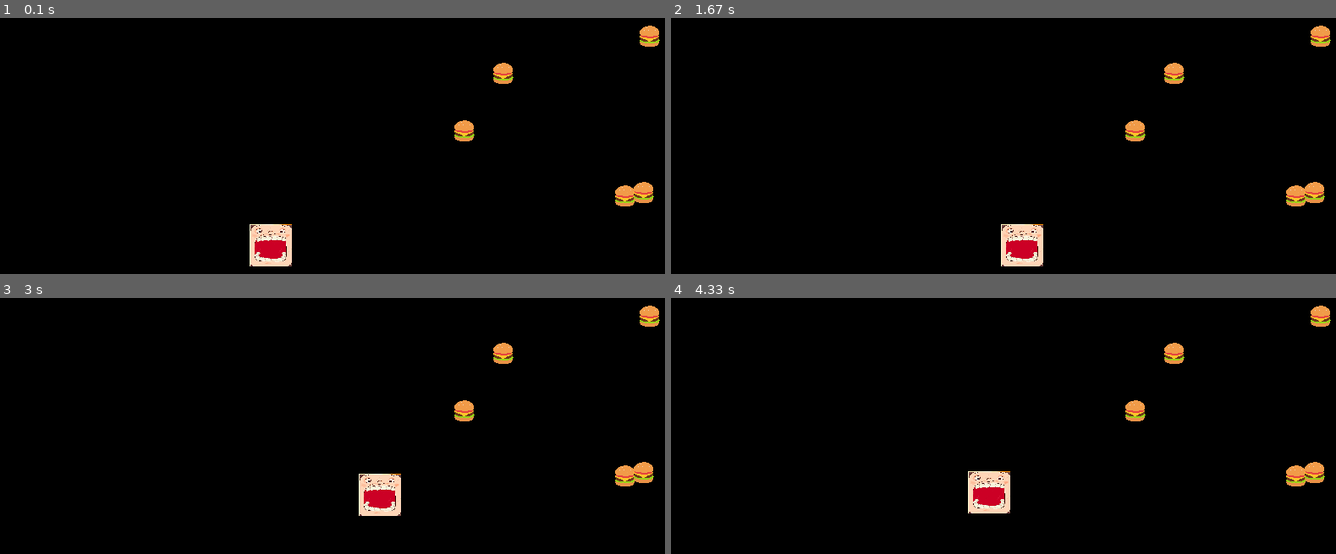
Above: before the commit, frames 1-4 (two rows, left to right).
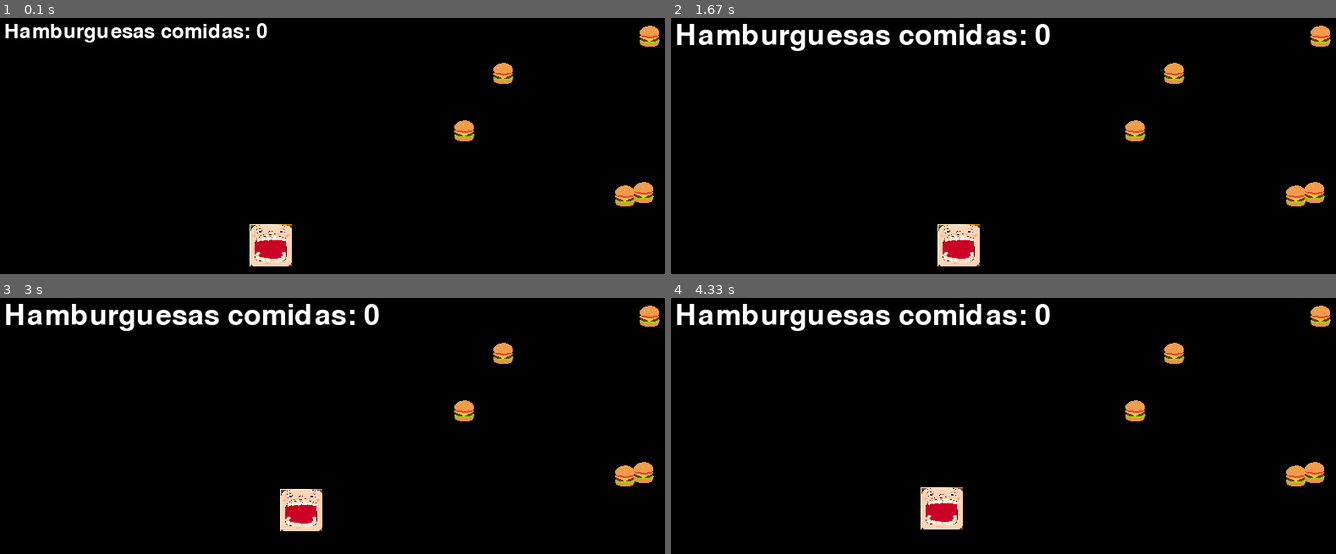
Above: after the commit, the same moments.

Repository: MateoPrados/pygame_eater
Game: pygame game, started from PyGame/main.py
Two runs of this game, one before a commit and one after it. Both use one fixed random seed, a clock stepped at 60 frames per second and the inputs below.
Inputs:
- Up to frame 1 (0.1 s): no input
- Up to frame 2 (1.67 s): hold Esc 0.33-0.8 s; hold D 0.33-0.8 s; hold Esc 0.83-1.3 s; hold D from 1.33 s (still down)
- Up to frame 3 (3 s): release D at 1.8 s; hold W 1.83-2.13 s; hold D 2.17-2.63 s; hold A from 2.67 s (still down)
- Up to frame 4 (4.33 s): release A at 3.2 s; hold S 3.23-3.53 s; hold A 3.57-3.97 s; hold W from 4 s (still down)

The runs differ from the first frame. In frame 1, 1.1% of the frame differs, in the area x 0-41%, y 1-10%; in frame 2, 4.2%, in the area x 0-57%, y 2-98%; in frame 3, 4.2%; in frame 4, 4.2%.

Commit message:
basic_changes

Diff:
--- a/PyGame/main.py
+++ b/PyGame/main.py
@@ -4,8 +4,7 @@
 pygame.init()
 
 clock = pygame.time.Clock()
-FPS = 300
-
+FPS = 60
 
 SCREEN_WIDTH = 800
 SCREEN_HEIGHT = 600
@@ -18,8 +17,6 @@
 # Ajustar la escala del personaje si es necesario
 player_img = pygame.transform.scale(player_img, (50, 50))  # Ajusta el tamaño según sea necesario
 
-
-#player = pygame.Rect((300, 250, 50, 50))
 player_rect = player_img.get_rect(topleft=(300, 250))  # Obtener el rectángulo de la imagen del jugador
 
 # Cargar la imagen de la hamburguesa
@@ -27,46 +24,71 @@
 burger_img = pygame.transform.scale(burger_img, (30, 30))  # Ajustar el tamaño según sea necesario
 
 burgers = []  # Lista para almacenar las posiciones de las hamburguesas
+hamburguesas_comidas = 0  # Contador de hamburguesas comidas
+
+# Fuente para el contador
+font = pygame.font.SysFont(None, 36)
 
 game = True
+paused = False
 
 while game:
     clock.tick(FPS)
 
     screen.fill((0,0,0))
 
-    # Dibujar la imagen del jugador en lugar del rectángulo
-    screen.blit(player_img, player_rect)
-
-    key = pygame.key.get_pressed()
-    if key[pygame.K_a] and player_rect.left > 0:
-        player_rect.move_ip(-1, 0)
-    elif key[pygame.K_d] and player_rect.right < SCREEN_WIDTH:
-        player_rect.move_ip(1, 0)
-    elif key[pygame.K_w] and player_rect.top > 0:
-        player_rect.move_ip(0, -1)
-    elif key[pygame.K_s] and player_rect.bottom < SCREEN_HEIGHT:
-        player_rect.move_ip(0, 1)
-
-
-
-    # Generar hamburguesas aleatorias
-    if len(burgers) < 5:
-        burger_x = random.randint(0, SCREEN_WIDTH - 30)  # Ajusta el tamaño de la hamburguesa
-        burger_y = random.randint(0, SCREEN_HEIGHT - 30)  # Ajusta el tamaño de la hamburguesa
-        burgers.append((burger_x, burger_y))
-
-    # Dibujar hamburguesas
-    for burger in burgers:
-        screen.blit(burger_img, burger)
-
-
-
     for event in pygame.event.get():
         if event.type == pygame.QUIT:
             game = False
+        elif event.type == pygame.KEYDOWN:
+            if event.key == pygame.K_ESCAPE:
+                paused = not paused  # Cambiar el estado de pausa
+                if not paused:  # Si se reanuda el juego, reiniciar el contador
+                    hamburguesas_comidas = 0
+
+    if not paused:
+        # Control de movimiento del jugador
+        key = pygame.key.get_pressed()
+        if key[pygame.K_a] and player_rect.left > 0:
+            player_rect.move_ip(-1, 0)
+        elif key[pygame.K_d] and player_rect.right < SCREEN_WIDTH:
+            player_rect.move_ip(1, 0)
+        elif key[pygame.K_w] and player_rect.top > 0:
+            player_rect.move_ip(0, -1)
+        elif key[pygame.K_s] and player_rect.bottom < SCREEN_HEIGHT:
+            player_rect.move_ip(0, 1)
+
+        # Dibujar la imagen del jugador en el rectángulo
+        screen.blit(player_img, player_rect)
+
+        # Generar hamburguesas aleatorias
+        while len(burgers) < 5:
+            burger_x = random.randint(0, SCREEN_WIDTH - 30)  # Ajusta el tamaño de la hamburguesa
+            burger_y = random.randint(0, SCREEN_HEIGHT - 30)  # Ajusta el tamaño de la hamburguesa
+            burgers.append((burger_x, burger_y))
+
+        # Dibujar hamburguesas
+        for burger in burgers:
+            screen.blit(burger_img, burger)
+
+        # Detectar colisión entre el jugador y las hamburguesas
+        for burger in burgers[:]:  # Iterar sobre una copia de la lista
+            burger_rect = pygame.Rect(burger[0], burger[1], 30, 30)
+            if player_rect.colliderect(burger_rect):
+                burgers.remove(burger)
+                hamburguesas_comidas += 1
+                print("Hamburguesas comidas:", hamburguesas_comidas)
+
+        # Mostrar contador en la parte superior de la pantalla
+        text_surface = font.render("Hamburguesas comidas: " + str(hamburguesas_comidas), True, (255, 255, 255))
+        screen.blit(text_surface, (10, 10))
+
+    else:
+        # Código para mostrar el menú de pausa
+        font = pygame.font.SysFont(None, 50)
+        text = font.render("Paused", True, (255, 255, 255))
+        screen.blit(text, (SCREEN_WIDTH // 2 - 70, SCREEN_HEIGHT // 2 - 25))
 
     pygame.display.update()
 
-
 pygame.quit()
